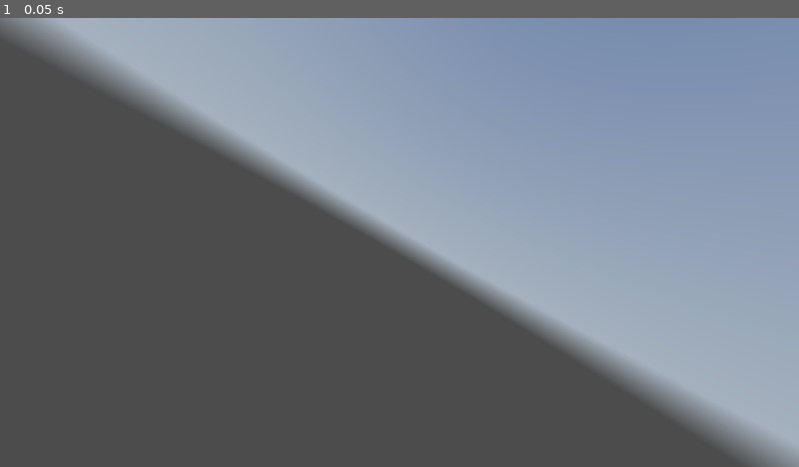
Above: before the commit, frame 1.
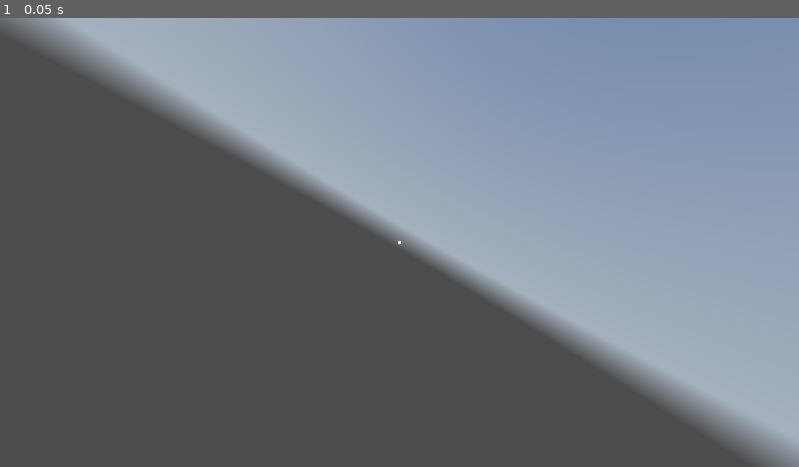
Above: after the commit, the same moment.

Repository: kasworld/gd4snakebyte3d
Game: Godot game, scene res://main.tscn
Same seed, same stepped clock (60 frames per second), same inputs: the game is played once before the commit and once after it. A sky picture missing from this copy of the repository is replaced by a grey-blue gradient.
Inputs:
- Up to frame 1 (0.05 s): no input

The runs differ from the first frame. In frame 1, 0.3% of the frame differs, in the area x 42-57%, y 42-58%.

Commit message:
update multi mesh shape

Diff:
--- a/main.gd
+++ b/main.gd
@@ -5,3 +5,6 @@
 
 func _ready() -> void:
 	var vp_size = get_viewport().get_visible_rect().size
+	$Camera3D.position = Vector3(1,1,64)
+	$Camera3D.look_at(Vector3.ZERO)
+	$OmniLight3D.position = Vector3(1,1,32)
--- a/main.tscn
+++ b/main.tscn
@@ -1,7 +1,8 @@
-[gd_scene load_steps=6 format=3 uid="uid://dxajpsuwoh6nw"]
+[gd_scene load_steps=7 format=3 uid="uid://dxajpsuwoh6nw"]
 
 [ext_resource type="Script" uid="uid://d2pgmslp2ico3" path="res://main.gd" id="1_ig7tw"]
 [ext_resource type="Texture2D" uid="uid://pqs6lcrw438x" path="res://image/skymap.hdr" id="2_0xm2m"]
+[ext_resource type="PackedScene" uid="uid://dr7etomru4cuy" path="res://walls.tscn" id="3_h2yge"]
 
 [sub_resource type="PanoramaSkyMaterial" id="PanoramaSkyMaterial_h2yge"]
 panorama = ExtResource("2_0xm2m")
@@ -31,3 +32,5 @@
 
 [node name="WorldEnvironment" type="WorldEnvironment" parent="."]
 environment = SubResource("Environment_lquwl")
+
+[node name="Walls" parent="." instance=ExtResource("3_h2yge")]
--- a/multi_mesh_shape/multi_mesh_shape.gd
+++ b/multi_mesh_shape/multi_mesh_shape.gd
@@ -1,7 +1,6 @@
-extends Node3D
+extends MultiMeshInstance3D
 class_name MultiMeshShape
 
-var mm_inst :MultiMeshInstance3D
 var m_mesh :MultiMesh
 
 func init(mesh :Mesh, co :Color, count :int, pos :Vector3) -> MultiMeshShape:
@@ -16,15 +15,12 @@
 	# Then resize (otherwise, changing the format is not allowed).
 	m_mesh.instance_count = count
 	m_mesh.visible_instance_count = count
-	mm_inst = MultiMeshInstance3D.new()
-	mm_inst.m_mesh = m_mesh
-	add_child(mm_inst)
-	return self
-
+	$".".multimesh = m_mesh
 	for i in m_mesh.visible_instance_count:
 		m_mesh.set_instance_color(i,co)
 		var t = Transform3D(Basis(), pos)
 		m_mesh.set_instance_transform(i,t)
+	return self
 
 func set_visible_count(i :int) -> void:
 	m_mesh.visible_instance_count = i
--- a/multi_mesh_shape/multi_mesh_shape.tscn
+++ b/multi_mesh_shape/multi_mesh_shape.tscn
@@ -2,5 +2,5 @@
 
 [ext_resource type="Script" uid="uid://brthvnlbu6c53" path="res://multi_mesh_shape/multi_mesh_shape.gd" id="1_3lfy5"]
 
-[node name="MultiMeshShape" type="Node3D"]
+[node name="MultiMeshShape" type="MultiMeshInstance3D"]
 script = ExtResource("1_3lfy5")
--- a/stage.tscn
+++ b/stage.tscn
@@ -1,6 +1,9 @@
-[gd_scene load_steps=2 format=3 uid="uid://dcp4trrnspr0q"]
+[gd_scene load_steps=3 format=3 uid="uid://dcp4trrnspr0q"]
 
 [ext_resource type="Script" uid="uid://bl0ir0l2ndush" path="res://stage.gd" id="1_6eo5e"]
+[ext_resource type="PackedScene" uid="uid://dr7etomru4cuy" path="res://walls.tscn" id="2_aees8"]
 
 [node name="Stage" type="Node3D"]
 script = ExtResource("1_6eo5e")
+
+[node name="Walls" parent="." instance=ExtResource("2_aees8")]
--- a/walls.gd
+++ b/walls.gd
@@ -1,2 +1,6 @@
 extends Node3D
 class_name Walls
+
+func _ready() -> void:
+	var mesh = ShapeLib.new_mesh_by_type(ShapeLib.Shape.Box, 0.5)
+	$MultiMeshShape.init(mesh, Color.WHITE, Settings.FieldWidth*Settings.FieldHeight/2, Vector3.ZERO)
--- a/walls.tscn
+++ b/walls.tscn
@@ -1,6 +1,9 @@
-[gd_scene load_steps=2 format=3 uid="uid://dr7etomru4cuy"]
+[gd_scene load_steps=3 format=3 uid="uid://dr7etomru4cuy"]
 
 [ext_resource type="Script" uid="uid://d1n788x5yrjt7" path="res://walls.gd" id="1_xxkwp"]
+[ext_resource type="PackedScene" uid="uid://cfnbpemvoy1i6" path="res://multi_mesh_shape/multi_mesh_shape.tscn" id="2_jt0p1"]
 
 [node name="Walls" type="Node3D"]
 script = ExtResource("1_xxkwp")
+
+[node name="MultiMeshShape" parent="." instance=ExtResource("2_jt0p1")]
